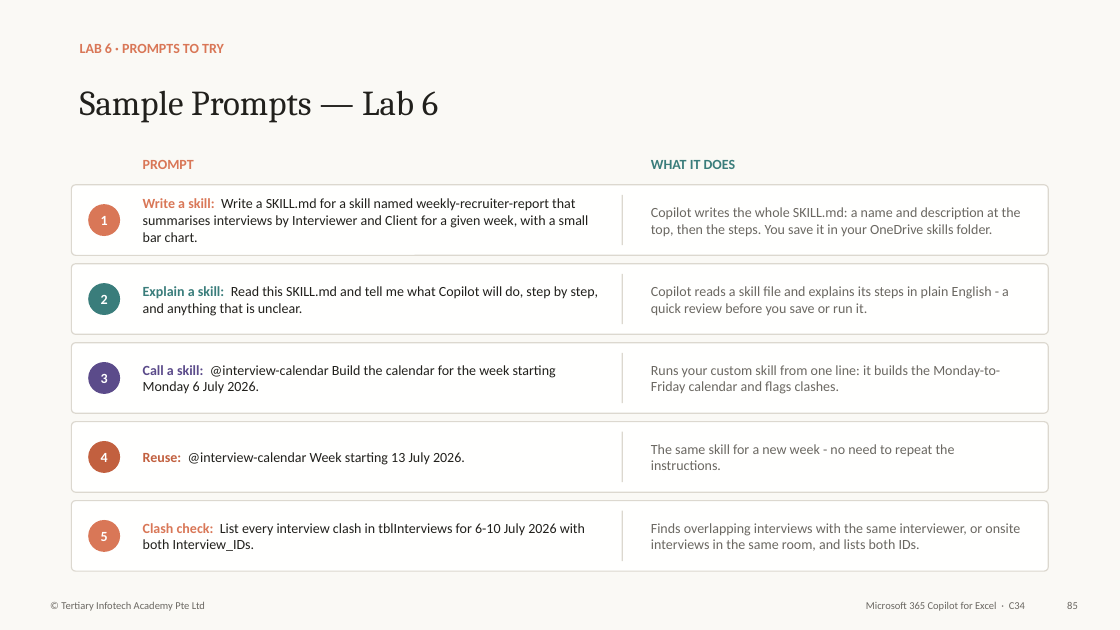
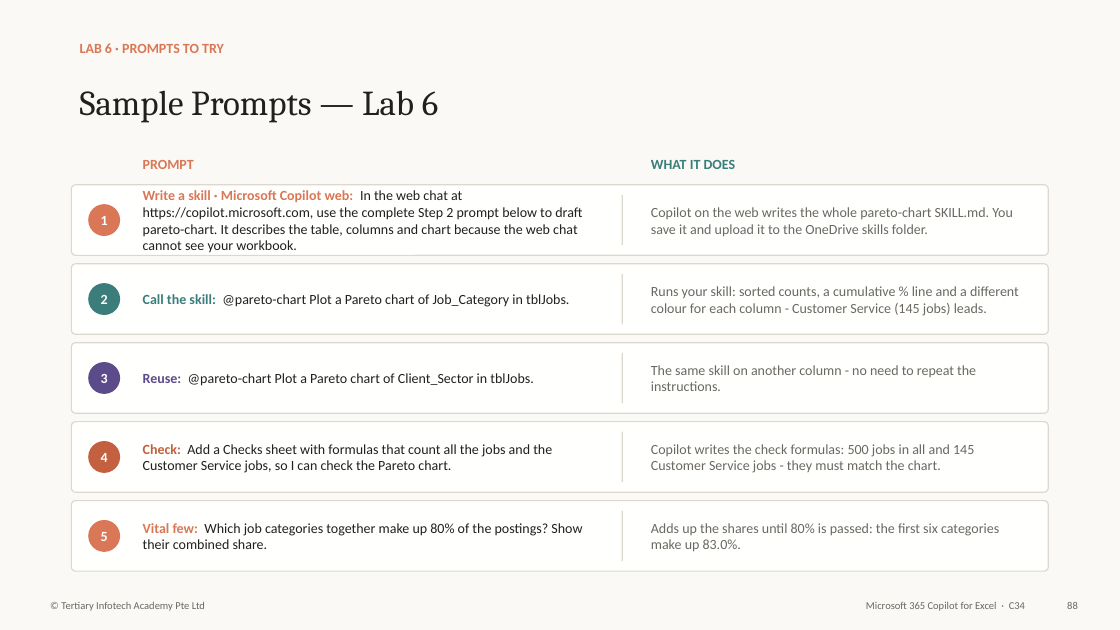
Before and after one commit to tertiarycourses/C34-Microsoft-365-Copilot-for-Excel, a slide deck: slide 89 of courseware/Microsoft 365 Copilot for Excel-v3.1.pptx (slide 86 before the commit). Drawn at 1120x630 pixels with LibreOffice and Linux fonts; fonts in the diff are those of the drawing. Boxes give left, top, right and bottom in pixels: in the first picture for what was removed or moved away, otherwise in the second. Text is boxed around its words. In the diff, an @@ line names an element or a change of style, - is before the commit and + after.

```diff
--- a/courseware/Microsoft 365 Copilot for Excel-v3.1.pptx
+++ b/courseware/Microsoft 365 Copilot for Excel-v3.1.pptx
@@ text at [143, 190, 582, 253]: text changed @@
-Write a skill: Write a SKILL.md for a skill named weekly-recruiter-report that summarises interviews by Interviewer and Client for a given week, with a small bar chart.
+Write a skill · Microsoft Copilot web: In the web chat at https://copilot.microsoft.com, use the complete Step 2 prompt below to draft pareto-chart. It describes the table, columns and chart because the web chat cannot see your workbook.
@@ text at [651, 207, 1012, 236]: text changed @@
-Copilot writes the whole SKILL.md: a name and description at the top, then the steps. You save it in your OneDrive skills folder.
+Copilot on the web writes the whole pareto-chart SKILL.md. You save it and upload it to the OneDrive skills folder.
@@ text at [143, 294, 569, 307]: text changed @@
-Explain a skill: Read this SKILL.md and tell me what Copilot will do, step by step, and anything that is unclear.
+Call the skill: @pareto-chart Plot a Pareto chart of Job_Category in tblJobs.
@@ text at [651, 286, 1019, 316]: text changed @@
-Copilot reads a skill file and explains its steps in plain English - a quick review before you save or run it.
+Runs your skill: sorted counts, a cumulative % line and a different colour for each column - Customer Service (145 jobs) leads.
@@ text at [143, 373, 533, 386]: text changed @@
-Call a skill: @interview-calendar Build the calendar for the week starting Monday 6 July 2026.
+Reuse: @pareto-chart Plot a Pareto chart of Client_Sector in tblJobs.
@@ text at [651, 365, 976, 391]: text changed @@
-Runs your custom skill from one line: it builds the Monday-to-Friday calendar and flags clashes.
+The same skill on another column - no need to repeat the instructions.
@@ text at [143, 444, 552, 473]: text changed @@
-Reuse: @interview-calendar Week starting 13 July 2026.
+Check: Add a Checks sheet with formulas that count all the jobs and the Customer Service jobs, so I can check the Pareto chart.
@@ text at [651, 444, 974, 473]: text changed @@
-The same skill for a new week - no need to repeat the instructions.
+Copilot writes the check formulas: 500 jobs in all and 145 Customer Service jobs - they must match the chart.
@@ text at [143, 523, 582, 549]: text changed @@
-Clash check: List every interview clash in tblInterviews for 6-10 July 2026 with both Interview_IDs.
+Vital few: Which job categories together make up 80% of the postings? Show their combined share.
@@ text at [651, 523, 999, 551]: text changed @@
-Finds overlapping interviews with the same interviewer, or onsite interviews in the same room, and lists both IDs.
+Adds up the shares until 80% is passed: the first six categories make up 83.0%.
@@ text at [1067, 602, 1078, 609]: text changed @@
-85
+88
```
Also in this commit, not shown: 109 other slides changed, 5 slides added, 2 slides removed, 45 other files.
